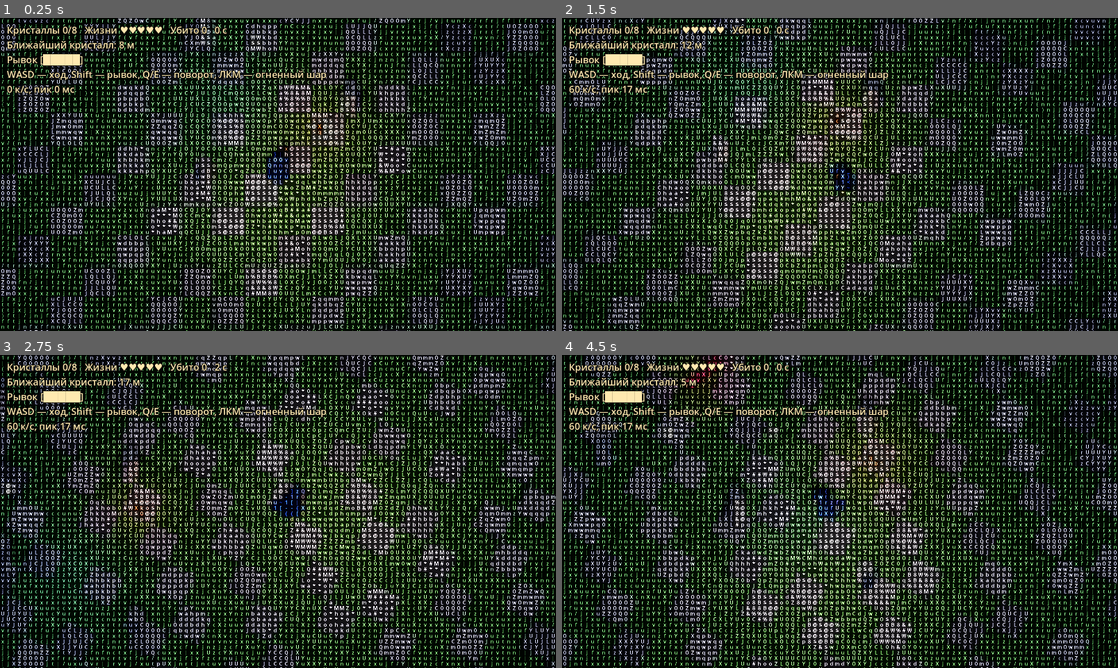
Above: before the commit, frames 1-4 (two rows, left to right).
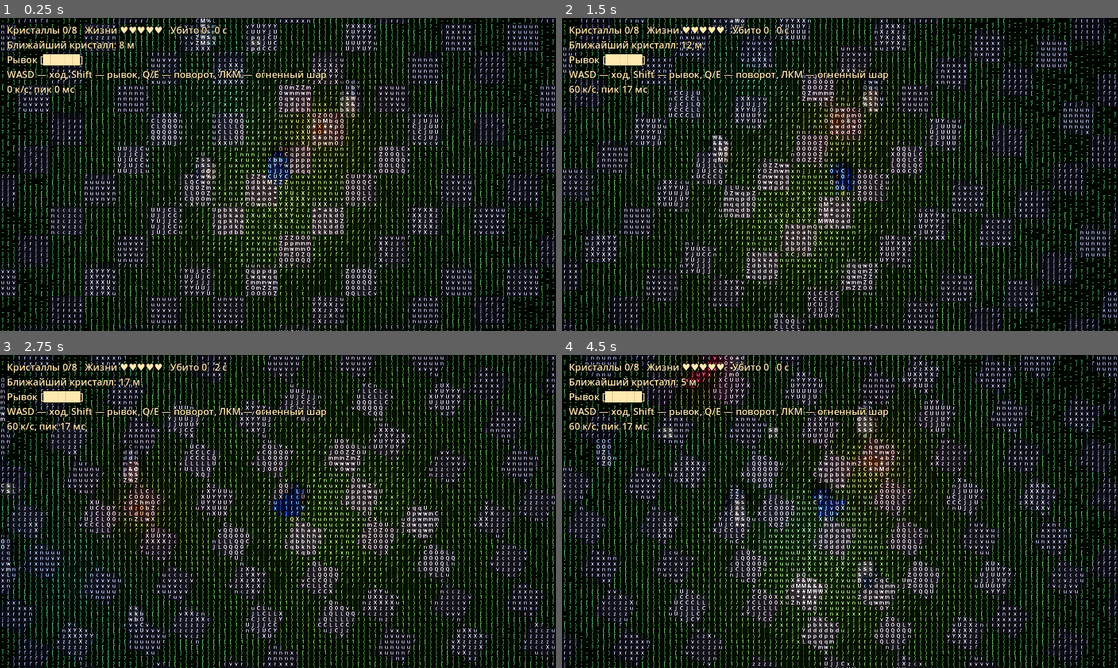
Above: after the commit, the same moments.

Repository: arteick/proxy-test
Game: Godot game, scene res://main.tscn
The game is run twice, just before and just after one commit, with the same random seed, the same clock (stepped at 60 frames per second) and the same inputs.
Inputs (mouse positions are in pixels of both pictures, inside the frame that each line leads up to):
- Up to frame 1 (0.25 s): no input
- Up to frame 2 (1.5 s): tap Enter at 0.5 s; move the mouse to (962, 158) at 0.52 s; hold D 0.53-1.28 s; tap R at 0.6 s; click (962, 158) at 0.67 s; move the mouse to (728, 190) at 1.27 s; hold S from 1.28 s (still down); tap Q at 1.35 s
- Up to frame 3 (2.75 s): move the mouse to (333, 442) at 2.02 s; release S at 2.03 s; hold D from 2.03 s (still down); hold E from 2.03 s (still down)
- Up to frame 4 (4.5 s): move the mouse to (812, 574) at 2.77 s; release D at 2.78 s; release E at 2.78 s; hold W 2.78-3.53 s; tap Shift at 2.85 s; click (812, 574) at 2.92 s; move the mouse to (1006, 558) at 3.52 s; hold A from 3.53 s (still down); tap R at 3.6 s; move the mouse to (673, 464) at 4.27 s; tap Q at 4.35 s

The runs differ from the first frame. In frame 1, 26% of the frame differs, in the area x 0-100%, y 0-100%; in frame 2, 25%; in frame 3, 26%; in frame 4, 26%.

Commit message:
Чат: визуал — маг ярче, пол спокойнее, мягче контраст
Co-Authored-By: Claude Sonnet 5.5 <noreply@anthropic.com>
Claude-Session: https://claude.ai/code/session_01ReYeqjeLQc9A3MXB3WpUa2

Diff:
--- a/godot/scripts/hero.gd
+++ b/godot/scripts/hero.gd
@@ -50,6 +50,10 @@
 	var skin := _mat(Color("e8c9a0"), 0.7)
 	var robe := _mat(Color("2a4fc4"), 0.7)
 	var robe_dark := _mat(Color("1b2f7a"), 0.75)
+	for m in [robe, robe_dark]: # лёгкое свечение: маг ярче пола и отделяется от окружения
+		m.emission_enabled = true
+		m.emission = m.albedo_color
+		m.emission_energy_multiplier = 0.6
 	var wood := _mat(Color("6b4423"), 0.85)
 	var wood_dark := _mat(Color("4a2e15"), 0.9)
 	var wood_light := _mat(Color("8f6236"), 0.8)
--- a/godot/scripts/level.gd
+++ b/godot/scripts/level.gd
@@ -17,11 +17,11 @@
 			var edge := x % TILE == 0 or y % TILE == 0
 			var c: Color
 			if (tx + ty) % 3 == 0:
-				var v := 0.40 + (th % 40) / 255.0 + (0.0 if edge else (h % 20) / 255.0)
+				var v := 0.34 + (th % 24) / 255.0 + (0.0 if edge else (h % 8) / 255.0)
 				c = Color(v, v, v * 1.05)
-				if edge: c = c.darkened(0.35)
+				if edge: c = c.darkened(0.2)
 			else:
-				var g := 0.30 + (h % 90) / 255.0
+				var g := 0.24 + (h % 30) / 255.0
 				c = Color(g * 0.55, g, g * 0.45)
 			img.set_pixel(x, y, c)
 	img.generate_mipmaps()  # без мип-уровней мелкий шум пола рябит при движении
--- a/godot/shaders/ascii.gdshader
+++ b/godot/shaders/ascii.gdshader
@@ -36,7 +36,7 @@
 	lum = pow(clamp(lum * 1.2, 0.0, 1.0), 0.8);
 	// разнообразие: соседние по яркости символы выбираются по хэшу ячейки, поэтому ровные поверхности не залиты одним знаком
 	float hsh = fract(sin(dot(cell_id, vec2(12.9898, 78.233))) * 43758.5453);
-	float jit = (hsh - 0.5) * 3.0 * (1.0 - far_blend) * step(0.04, lum);
+	float jit = (hsh - 0.5) * 1.0 * (1.0 - far_blend) * step(0.04, lum);
 	float idx = clamp(floor(lum * (n_glyphs - 1.0) + 0.5 + jit), 0.0, n_glyphs - 1.0);
 	float cov = texture(atlas, vec2((idx + local.x) / n_glyphs, local.y)).r;
 
@@ -50,7 +50,7 @@
 	float solid = mix(0.05, 0.55, lum);
 	float val = mix(cov, solid, far_blend);
 	vec3 tint = mix(vec3(1.0), col / max(lum, 0.04), 0.85);
-	vec3 outc = tint * val * (0.45 + 1.3 * lum) + col * 0.12;
+	vec3 outc = tint * val * (0.45 + 1.3 * lum) + col * 0.22; // подложка из цвета сцены смягчает контраст символов
 	// дальний вид считаем только когда он виден (иначе ~20 лишних выборок текстур на ячейку)
 	if (far_blend > 0.0) {
 		// усреднение по ячейке и по соседям: шум пола сглаживается, а значки выделяются локальным контрастом
Not shown, changed: docs/MEMORY.md
Not shown, added: docs/chat/20261026-045226-xvvr.md
